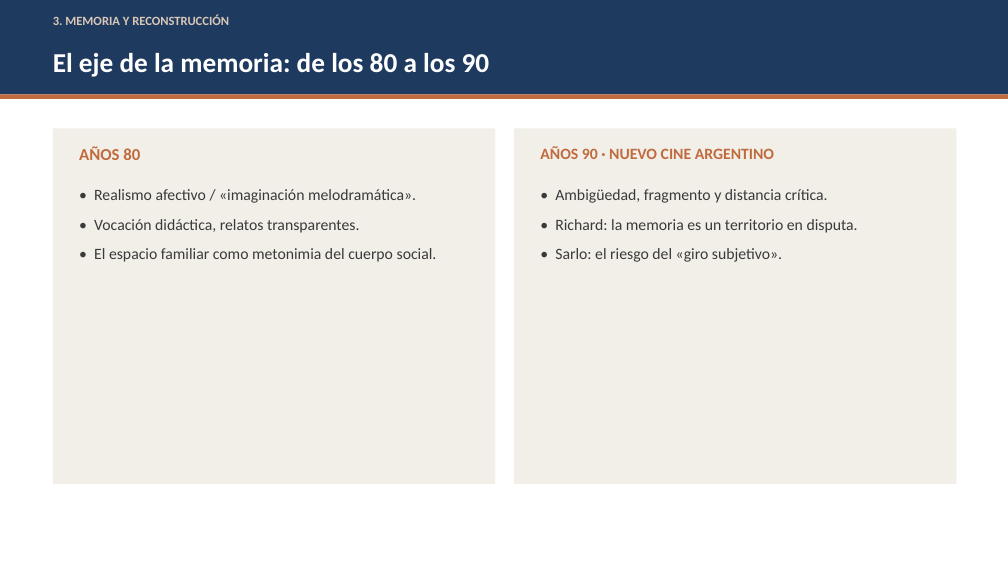
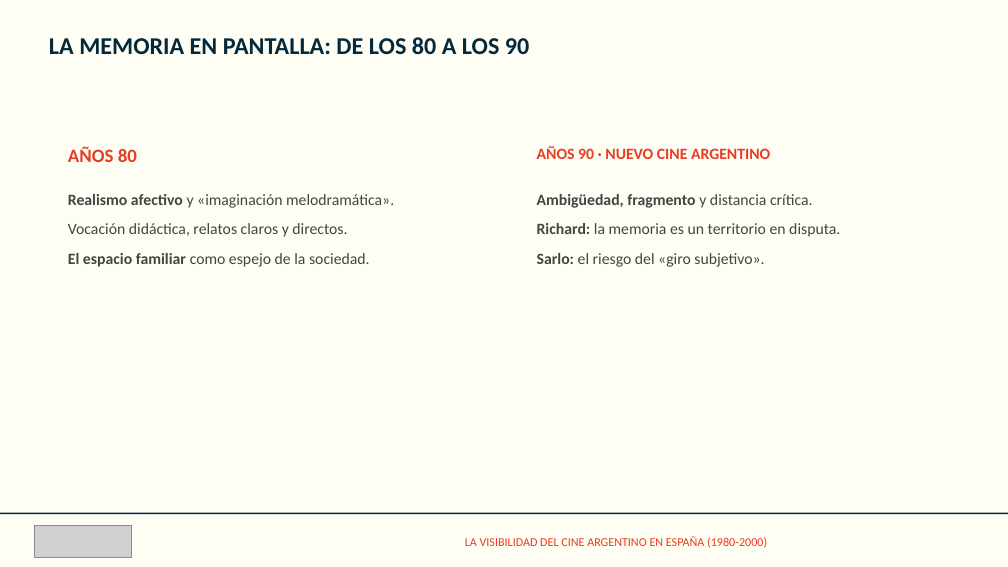
Before and after one commit to facundonicolasvgg/fuentes-TFG, a slide deck: slide 7 of presentacion/Presentacion_TFG.pptx (slide 6 before the commit). Drawn at 1008x567 pixels with LibreOffice and Linux fonts; fonts in the diff are those of the drawing; grey boxes stand for pictures. Boxes give left, top, right and bottom in pixels: in the first picture for what was removed or moved away, otherwise in the second. Text is boxed around its words. In the diff, an @@ line names an element or a change of style, - is before the commit and + after.

```diff
--- a/presentacion/Presentacion_TFG.pptx
+++ b/presentacion/Presentacion_TFG.pptx
@@ rectangle removed at (0, 0, 1008, 95) @@
@@ rectangle added at (0, 0, 1008, 567), fill #FFFEF5 @@
@@ text "LA MEMORIA EN PANTALLA: DE ..." at (49, 37, 529, 54): vertical alignment middle to top @@
@@ text removed at (53, 14, 229, 25) @@
-3. MEMORIA Y RECONSTRUCCIÓN
@@ text at (49, 37, 529, 54): text changed; size 26 to 23 pt; text colour #FFFFFF to #03293B @@
-El eje de la memoria: de los 80 a los 90
+LA MEMORIA EN PANTALLA: DE LOS 80 A LOS 90
@@ rectangle removed at (0, 95, 1008, 99) @@
@@ rectangle removed at (53, 129, 495, 484) @@
@@ text "AÑOS 80": place and size @@
-text "AÑOS 80" at (79, 146, 140, 160)
+text "AÑOS 80" at (68, 146, 137, 162)
@@ text "AÑOS 80" at (68, 146, 137, 162): size 16 to 18 pt, text colour #C06B3E to #E73C23 @@
@@ rectangle removed at (514, 129, 957, 484) @@
@@ text "AÑOS 90 · NUEVO CINE ..." at (537, 146, 770, 159): text colour #C06B3E to #E73C23 @@
@@ text at (68, 194, 394, 267): text changed; text colour #3A3A3A to #444444 @@
-• Realismo afectivo / «imaginación melodramática».
-• Vocación didáctica, relatos transparentes.
-• El espacio familiar como metonimia del cuerpo social.
+Realismo afectivo y «imaginación melodramática».
+Vocación didáctica, relatos claros y directos.
+El espacio familiar como espejo de la sociedad.
@@ text at (537, 194, 840, 267): text changed; text colour #3A3A3A to #444444 @@
-• Ambigüedad, fragmento y distancia crítica.
-• Richard: la memoria es un territorio en disputa.
-• Sarlo: el riesgo del «giro subjetivo».
+Ambigüedad, fragmento y distancia crítica.
+Richard: la memoria es un territorio en disputa.
+Sarlo: el riesgo del «giro subjetivo».
@@ rectangle added at (0, 513, 1008, 514), fill #03293B @@
@@ picture added at (34, 526, 132, 557) @@
@@ text added at (465, 536, 767, 548), 11.5 pt, text #E73C23 @@
+LA VISIBILIDAD DEL CINE ARGENTINO EN ESPAÑA (1980-2000)
```
Also in this commit, not shown: 7 other slides changed, 8 slides added, 6 slides removed, 5 other files.
